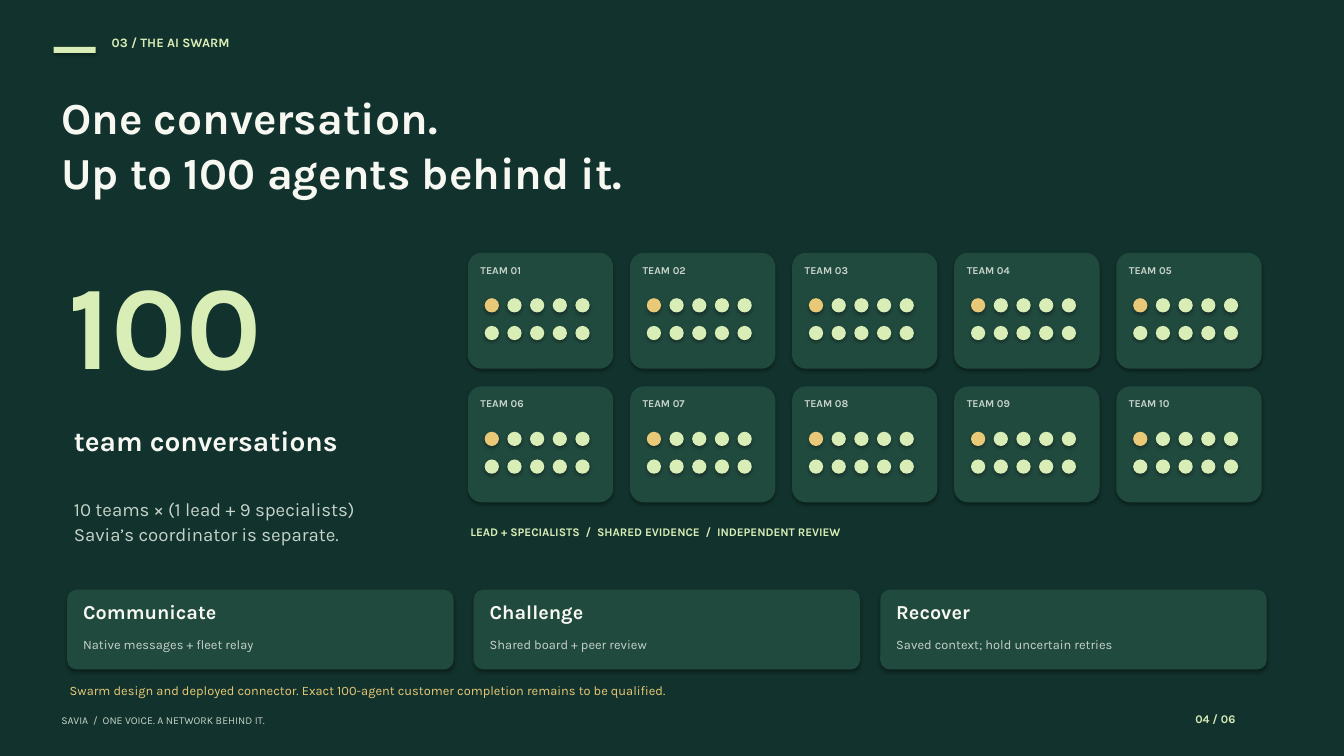
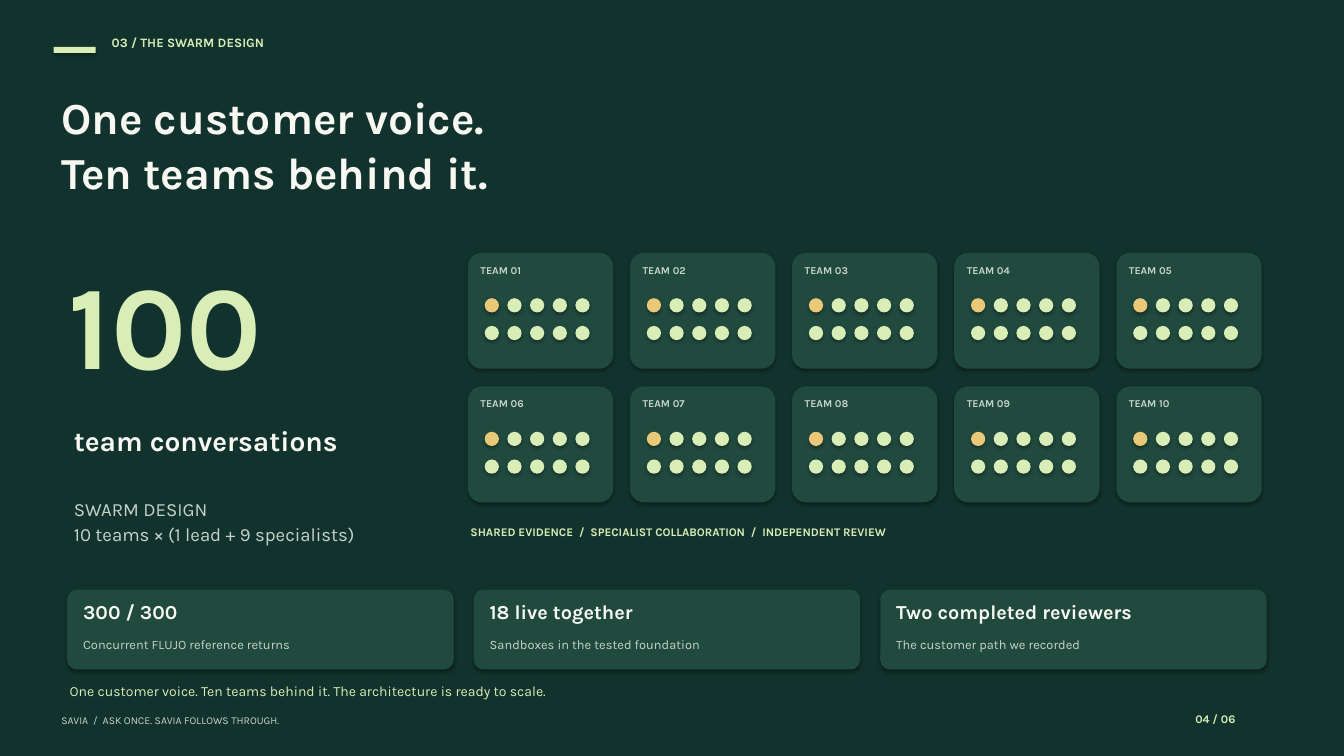
Before and after one commit to mario-andreschak/factored-hackathon-2026-mcg, a slide deck: slide 4 of docs/submission/media/decks/final/savia-final-pitch.pptx. Drawn at 1344x756 pixels with LibreOffice and Linux fonts; fonts in the diff are those of the drawing. Boxes give left, top, right and bottom in pixels: in the first picture for what was removed or moved away, otherwise in the second. Text is boxed around its words. In the diff, an @@ line names an element or a change of style, - is before the commit and + after.

Commit message:
Put the customer pitch and confirmed card control first

```diff
--- a/docs/submission/media/decks/final/savia-final-pitch.pptx
+++ b/docs/submission/media/decks/final/savia-final-pitch.pptx
@@ text at [112, 38, 264, 47]: text changed @@
-03 / THE AI SWARM
+03 / THE SWARM DESIGN
@@ text at [61, 102, 488, 190]: text changed @@
-One conversation.
-Up to 100 agents behind it.
+One customer voice.
+Ten teams behind it.
@@ text at [74, 504, 207, 516]: paragraph added @@
+SWARM DESIGN
@@ text at [74, 528, 338, 546]: paragraph removed @@
-Savia’s coordinator is separate.
@@ text at [470, 528, 886, 536]: text changed @@
-LEAD + SPECIALISTS / SHARED EVIDENCE / INDEPENDENT REVIEW
+SHARED EVIDENCE / SPECIALIST COLLABORATION / INDEPENDENT REVIEW
@@ text at [83, 606, 177, 620]: text changed @@
-Communicate
+300 / 300
@@ text at [490, 605, 633, 624]: text changed @@
-Challenge
+18 live together
@@ text at [896, 605, 1131, 624]: text changed @@
-Recover
+Two completed reviewers
@@ text at [83, 640, 290, 649]: text changed @@
-Native messages + fleet relay
+Concurrent FLUJO reference returns
@@ text at [490, 640, 700, 649]: text changed @@
-Shared board + peer review
+Sandboxes in the tested foundation
@@ text at [896, 640, 1080, 652]: text changed @@
-Saved context; hold uncertain retries
+The customer path we recorded
@@ text at [70, 686, 546, 700]: text changed; size 11 to 12 pt; text colour #E9C977 to #D9EDB7 @@
-Swarm design and deployed connector. Exact 100-agent customer completion remains to be qualified.
+One customer voice. Ten teams behind it. The architecture is ready to scale.
@@ text at [61, 717, 279, 724]: text changed @@
-SAVIA / ONE VOICE. A NETWORK BEHIND IT.
+SAVIA / ASK ONCE. SAVIA FOLLOWS THROUGH.
```
Also in this commit, not shown: 4 other slides changed, 1 slide added, 1 slide removed, 36 other files.
